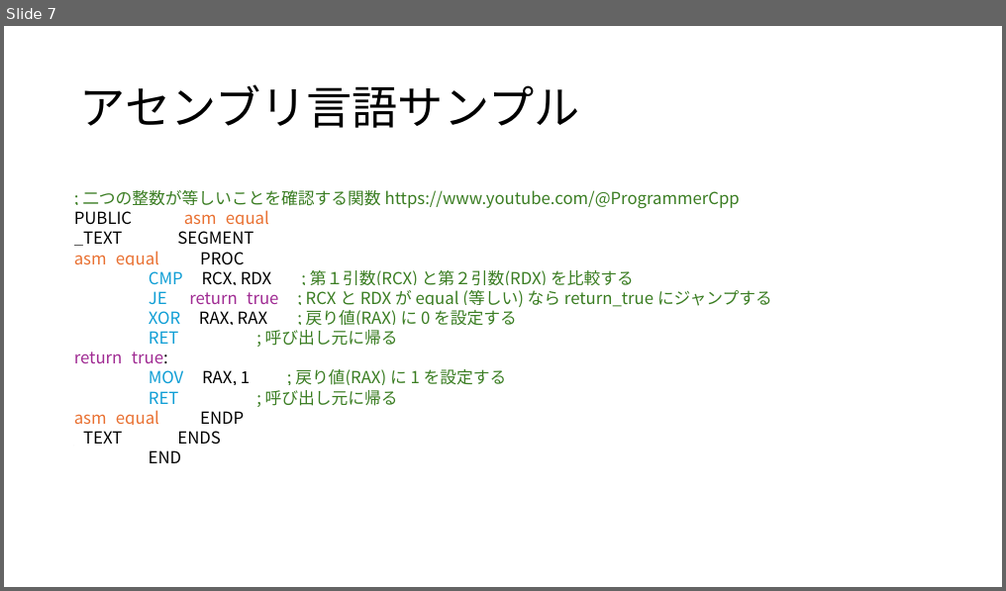
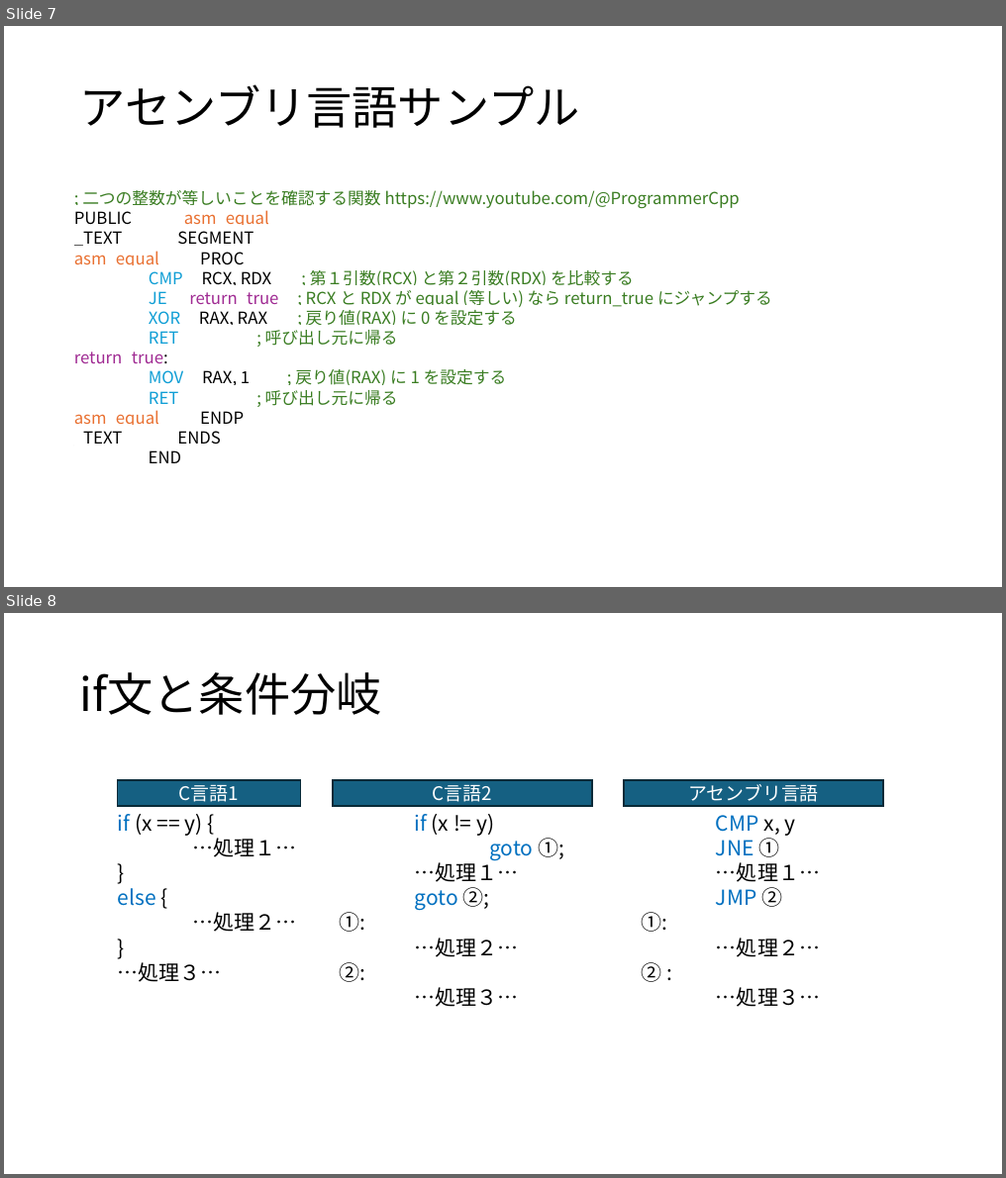
Before and after one commit to youtube-programmercpp/Y250713AsmJcc, a slide deck: 条件分岐入門.pptx. Shown one above the other, each under a label of ours: slide 7 before the commit, slides 7 and 8 after it. The pictures are 1006x591 and 1006x1178 pixels, drawn with LibreOffice and Linux fonts; fonts in the diff are those of the drawing. Boxes give left, top, right and bottom in pixels: in the first picture for what was removed or moved away, otherwise in the second. Text is boxed around its words. In the diff, an @@ line names an element or a change of style, - is before the commit and + after.

```diff
--- a/条件分岐入門.pptx
+++ b/条件分岐入門.pptx
@@ slide 8 added at (4, 613, 1002, 1174), background #FFFFFF @@
@@ title added at (80, 672, 382, 715), 44 pt, text #000000 @@
+if文と条件分岐
@@ rectangle added at (117, 780, 300, 806), fill #156082, outline #092A39 1.5 pt, 18 pt, text #FFFFFF @@
+C言語1
@@ rectangle added at (333, 780, 592, 806), fill #156082, outline #092A39 1.5 pt, 18 pt, text #FFFFFF @@
+C言語2
@@ rectangle added at (624, 780, 884, 806), fill #156082, outline #092A39 1.5 pt, 18 pt, text #FFFFFF @@
+アセンブリ言語
@@ text added at (118, 814, 296, 982), 20 pt, text #000000 @@
+if (x == y) {
+…処理１…
+}
+else {
+…処理２…
+}
+…処理３…
@@ text added at (415, 814, 564, 1007), 20 pt, text #000000 @@
+if (x != y)
+goto ①;
+…処理１…
+goto ②;
+①:
+…処理２…
+②:
+…処理３…
@@ text added at (716, 815, 820, 1007), 20 pt, text #000000 @@
+CMP x, y
+JNE ①
+…処理１…
+JMP ②
+①:
+…処理２…
+② :
+…処理３…
```
Also in this commit, not shown: 1 slide changed, 2 other slides added, 1 slide removed.
